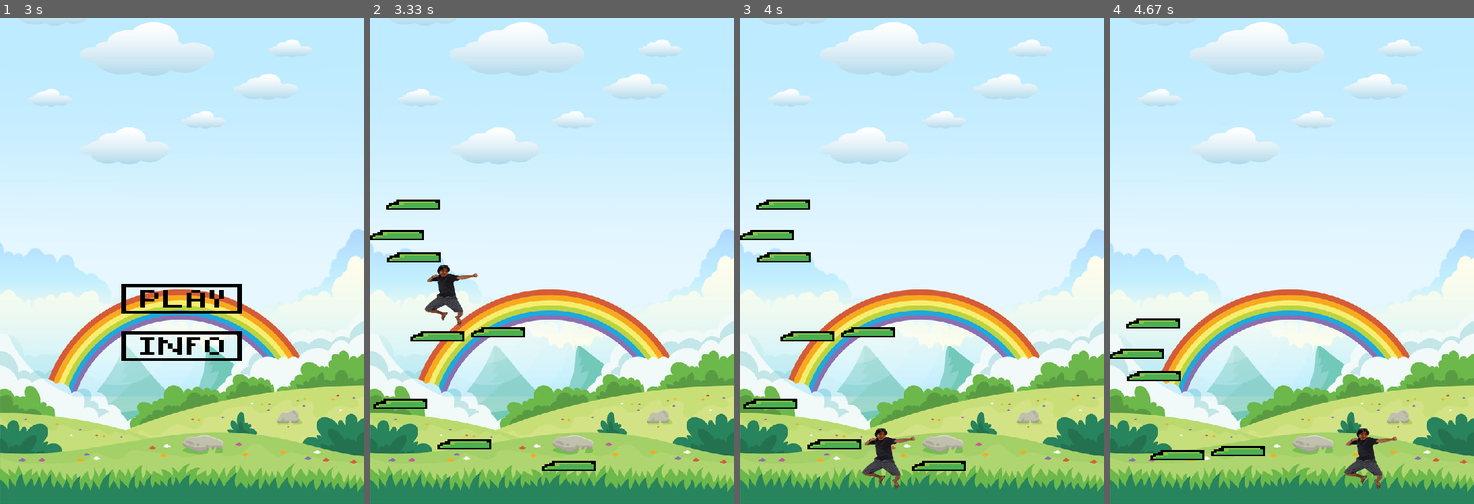
Above: before the commit, frames 1-4 (left to right).
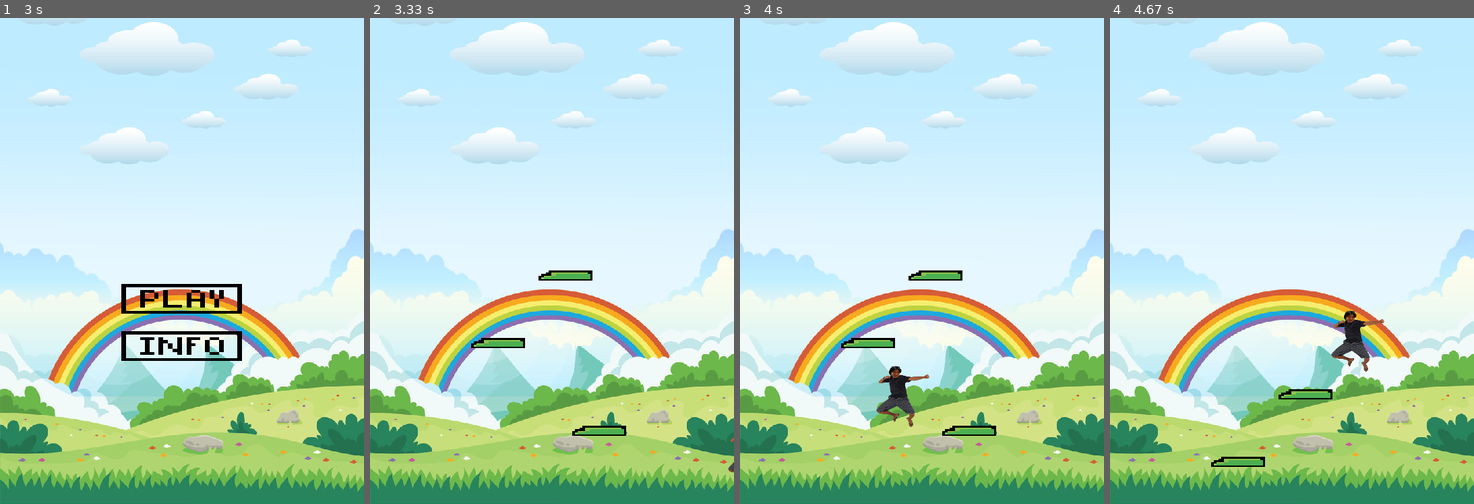
Above: after the commit, the same moments.

Repository: insper-classroom/devlife-23-1-projeto-pygame-henrique-junqueira-luca-feltrin
Game: pygame game, started from jogo.py
The game is run twice, just before and just after one commit, with the same random seed, the same clock (stepped at 60 frames per second) and the same inputs.
Inputs (mouse positions are in pixels of both pictures, inside the frame that each line leads up to):
- Up to frame 1 (3 s): tap Space at 0.33 s; hold D 0.67-1.13 s; hold W 1.17-1.63 s; hold Space 1.67-2.13 s; hold D 1.67-2.13 s; hold A from 2.67 s (still down)
- Up to frame 2 (3.33 s): release A at 3.2 s; click (566, 295) at 3.28 s
- Up to frame 3 (4 s): hold A from 3.57 s (still down)
- Up to frame 4 (4.67 s): release A at 4.03 s; hold W 4.07-4.43 s; hold D from 4.47 s (still down)

Frame 1 is identical in both runs. In frame 2, 3.8% of the frame differs, in the area x 0-100%, y 37-94%; in frame 3, 4.4%, in the area x 0-71%, y 37-97%; in frame 4, 3.2%.

Commit message:
Pulo mudado, colisao feita

Diff:
--- a/classes.py
+++ b/classes.py
@@ -22,7 +22,8 @@
             'desce_tela': False,
             'desce_tela_num':0,
             'plataformas': [],
-            'rect_plataformas':[]
+            'rect_plataformas':[],
+            'pulou': True
 
         }
 
@@ -35,8 +36,7 @@
             'toshi':imagem_toshi,
             't0' : 0,
             'tempo': 0,
-            'gravidade': 5,
-            'pulando': False
+            'colidiu': True
         }
 
         with open('plataformas.txt','r') as arquivo:
@@ -45,7 +45,7 @@
                 coord = linha.split(',')
                 self.state['plataformas'].append(pygame.Rect(int(coord[0]),int(coord[1]),80,15))
 
-        self.personagem = Personagem(self.window, [230, 400] , self.assets)
+        self.personagem = Personagem(self.window, [230, 300] , self.assets)
 
     def atualiza_estado(self):
         pygame.time.Clock().tick(120)
@@ -64,52 +64,48 @@
 
             if event.type == pygame.KEYDOWN:
                 if event.key == pygame.K_a:
-                    self.personagem.velocidade[0] -=1000
+                    self.personagem.velocidade -=800
                 if event.key == pygame.K_d:
-                    self.personagem.velocidade[0] +=1000
+                    self.personagem.velocidade +=800
                 if event.key == pygame.K_w:
                     self.state['desce_tela'] = True
-                if event.key == pygame.K_SPACE:
-                    self.assets['pulando'] = True
-                    self.assets['gravidade'] = 1
+                if event.key == pygame.K_SPACE and self.personagem.rect.y <= 599 or self.assets['colidiu'] == True :
+                    self.state['pulou'] = True
+                    self.personagem.gravidade = -15
 
             if event.type == pygame.KEYUP:
                 if event.key == pygame.K_a:
-                    self.personagem.velocidade[0] +=1000
+                    self.personagem.velocidade +=800
                 if event.key == pygame.K_d:
-                    self.personagem.velocidade[0] -=1000
+                    self.personagem.velocidade -=800
                 if event.key == pygame.K_w:
                     self.state['desce_tela'] = False
+
 
             if event.type == pygame.QUIT:
                 return False
 
-        if self.assets['pulando']:
-            self.personagem.rect.y -= self.personagem.y_vel
-            self.personagem.y_vel -= self.assets['gravidade']
-            if self.personagem.y_vel < -self.personagem.jump_alt:
-                self.assets['pulando'] = False
-                self.personagem.y_vel = self.personagem.jump_alt
-
-        print(self.personagem.y_vel)
         if self.state['desce_tela']:
             for coord in self.state['plataformas']:
                 coord.y+=4
 
-        if self.personagem.y_vel<=-20:
-            self.assets['gravidade'] = 5
-
 
         self.personagem.update()
 
+
         for plataforma in self.state['plataformas']:
-            if self.personagem.y_vel <=0 and plataforma.colliderect(self.personagem.rect):
-                if plataforma.top <= self.personagem.rect.bottom :
-                    self.personagem.rect.y = plataforma.top-100
-                    self.personagem.y_vel = self.personagem.jump_alt
-                    self.assets['pulando'] = False
+            if plataforma.top <= self.personagem.rect.bottom:
+                if plataforma.colliderect(self.personagem.rect):
+                    if self.personagem.alt < plataforma.y - 100 :
+                        self.assets['colidiu'] = True
+                        self.personagem.rect.bottom = plataforma.top
+            else:
+                self.assets['colidiu'] = False
+
 
         self.personagem.muda_posicao()
+
+        print(self.personagem.gravidade)
 
         return True
 
@@ -139,20 +135,25 @@
 class Personagem:
     def __init__(self, window, pos,assets):
         self.vida = 3
-        self.jump_alt = 20
-        self.y_vel = self.jump_alt
-        self.velocidade = [0,self.y_vel]
         self.rect = pygame.Rect(pos[0], pos[1], 80, 100)
+        self.velocidade = 0
         self.window = window
         self.assets = assets
-
+        self.gravidade = 0
+        self.alt = 1000
+        self.colidiu = assets['colidiu']
 
     def desenha(self):
-        self.rect.y += self.assets['gravidade']
         self.window.blit(self.assets['toshi'],(self.rect.x,self.rect.y ))
 
     def update(self):
-        self.rect.x += self.velocidade[0]*self.assets['tempo']
+        self.gravidade+=0.8
+        #print(self.gravidade)
+        self.rect.y += self.gravidade
+        if self.gravidade < 0:
+        #    if self.rect.y < self.alt:
+                self.alt = self.rect.y
+        self.rect.x += self.velocidade*self.assets['tempo']
 
     def muda_posicao(self):
         if self.rect.x >= 540:
@@ -161,6 +162,11 @@
             self.rect.x = 530
         if self.rect.y >= 600:
             self.rect.y = 599
+            self.gravidade = 0
+        if self.assets['colidiu']:
+            self.gravidade = 0
+
+
 
 class Plataformas:
     def __init__(self,window,width,height,coord_x,coord_y):
--- a/plataformas.txt
+++ b/plataformas.txt
@@ -1,9 +1,9 @@
-0,90
-5,340
-25,123
-60,240
-100,400
-24,45
-150,234
-255,432
-278,607
+30,1250
+10,1100
+180,950
+260,800
+130,630
+245,500
+300,380
+150,250
+250,150
Binary file added: docs/img/toshi.png
Not shown, changed: docs/index.html
Not shown, changed: docs/style.css
